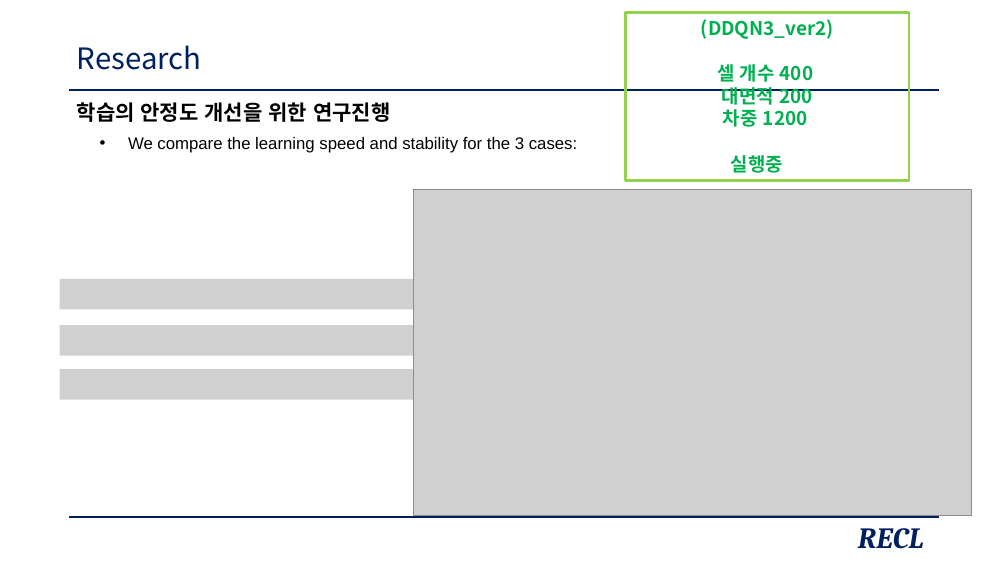
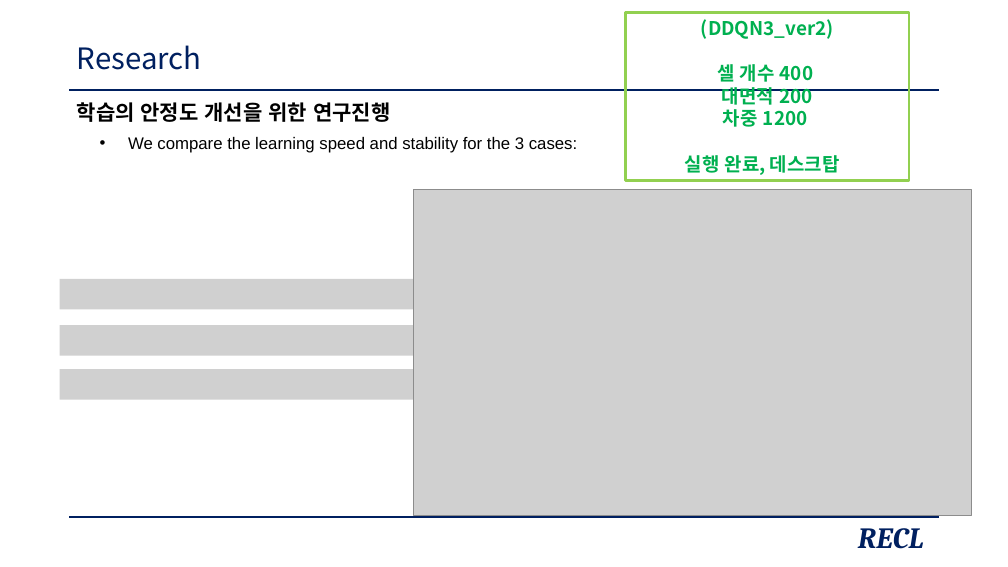
Before and after one commit to zidane89/experiment, a slide deck: slide 14 of 발표자료_중안2.pptx. Drawn at 1008x567 pixels with LibreOffice and Linux fonts; fonts in the diff are those of the drawing; grey boxes stand for pictures. Boxes give left, top, right and bottom in pixels: in the first picture for what was removed or moved away, otherwise in the second. Text is boxed around its words. In the diff, an @@ line names an element or a change of style, - is before the commit and + after.

```diff
--- a/발표자료_중안2.pptx
+++ b/발표자료_중안2.pptx
@@ text in rectangle at <box>685,155,840,175</box>: text changed @@
-실행중
+실행 완료, 데스크탑
```
Also in this commit, not shown: 1 other slide changed, 19 other files.
